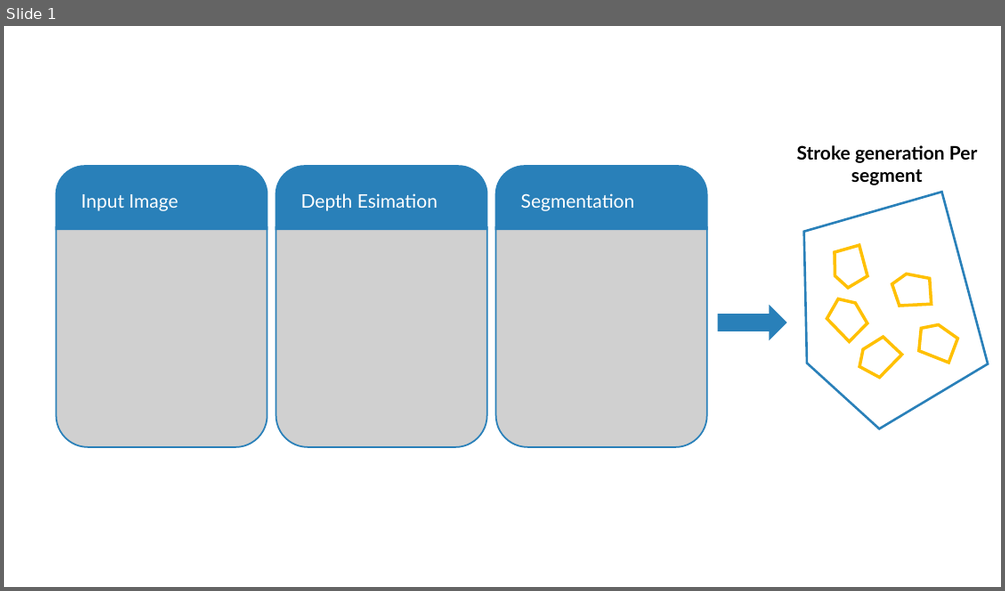
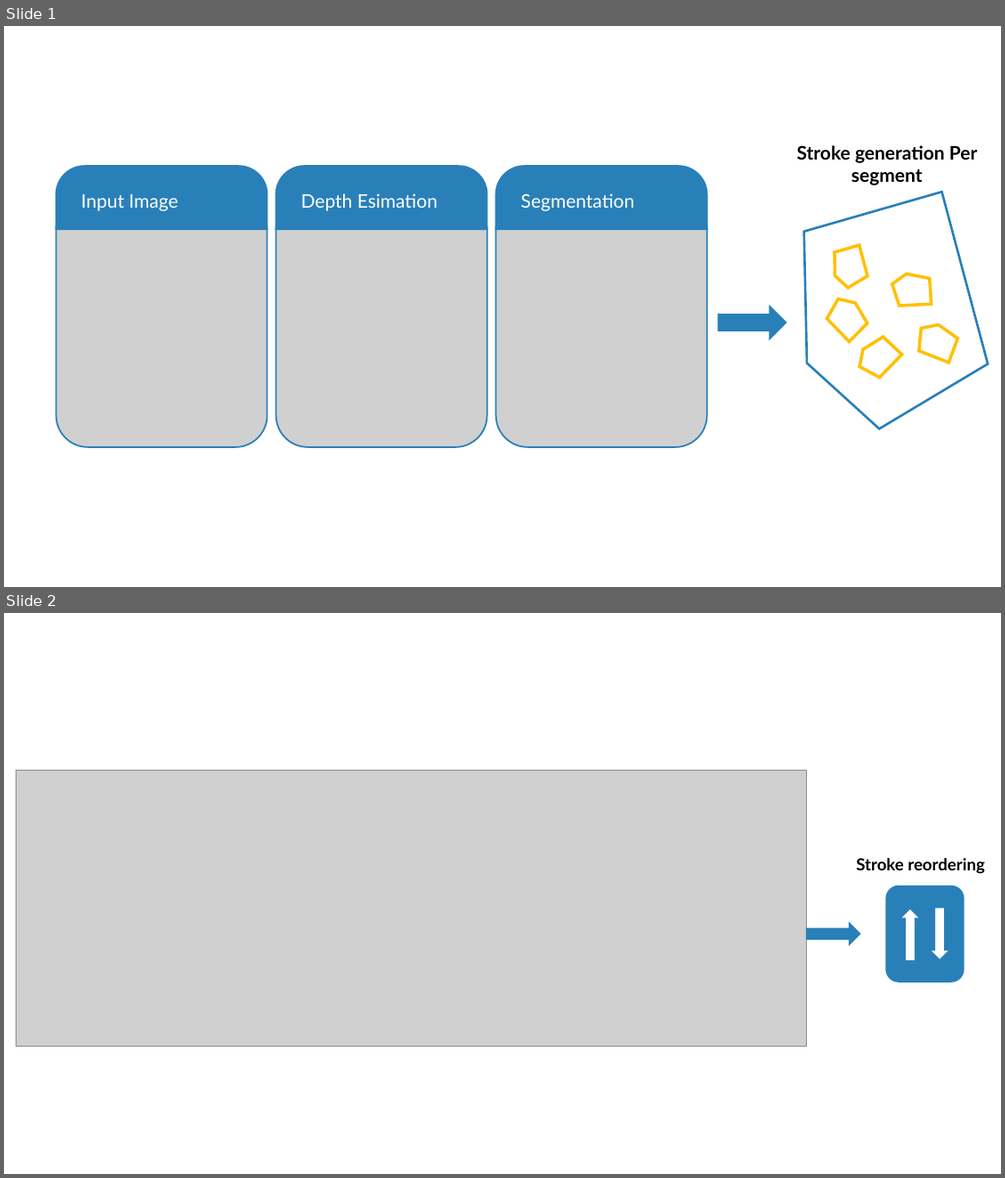
Before and after one commit to SimonMeersschaut/paint-bot, a slide deck: docs/stroke_algorithm/figures.pptx. Shown one above the other, each under a label of ours: slide 1 before the commit, slides 1 and 2 after it. The pictures are 1005x591 and 1005x1178 pixels, drawn with LibreOffice and Linux fonts; fonts in the diff are those of the drawing; grey boxes stand for pictures. Boxes give left, top, right and bottom in pixels: in the first picture for what was removed or moved away, otherwise in the second. Text is boxed around its words. In the diff, an @@ line names an element or a change of style, - is before the commit and + after.

```diff
--- a/docs/stroke_algorithm/figures.pptx
+++ b/docs/stroke_algorithm/figures.pptx
@@ slide 2 added at (4, 613, 1001, 1174), background #FFFFFF @@
@@ picture added at (16, 770, 807, 1046) @@
@@ text added at (856, 858, 984, 874), 16 pt, text #000000, bold @@
+Stroke reordering
@@ rounded rectangle added at (886, 885, 964, 982), fill #2980B9 @@
@@ right arrow added at (807, 924, 860, 944), fill #2980B9, outline #2980B9 1.5 pt @@
@@ right arrow added at (899, 908, 921, 961), fill #FFFFFF, outline #2980B9 1.5 pt @@
@@ right arrow added at (930, 908, 950, 960), fill #FFFFFF, outline #2980B9 1.5 pt @@
```
Also in this commit, not shown: 6 other files.
